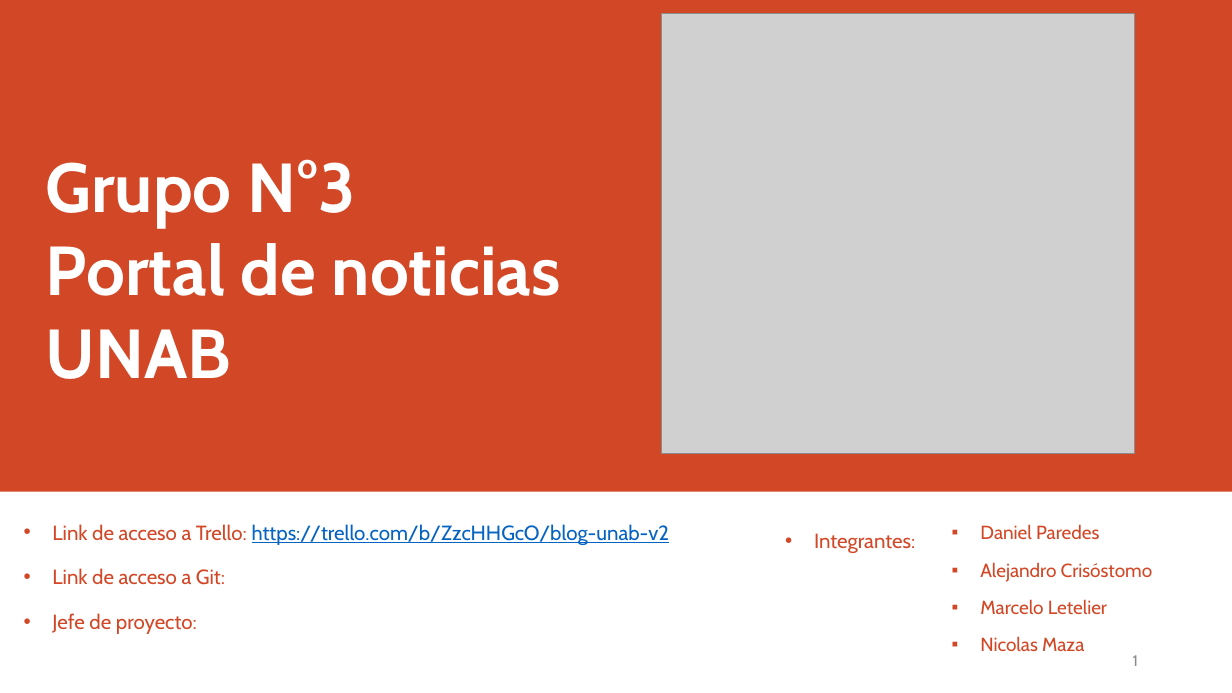
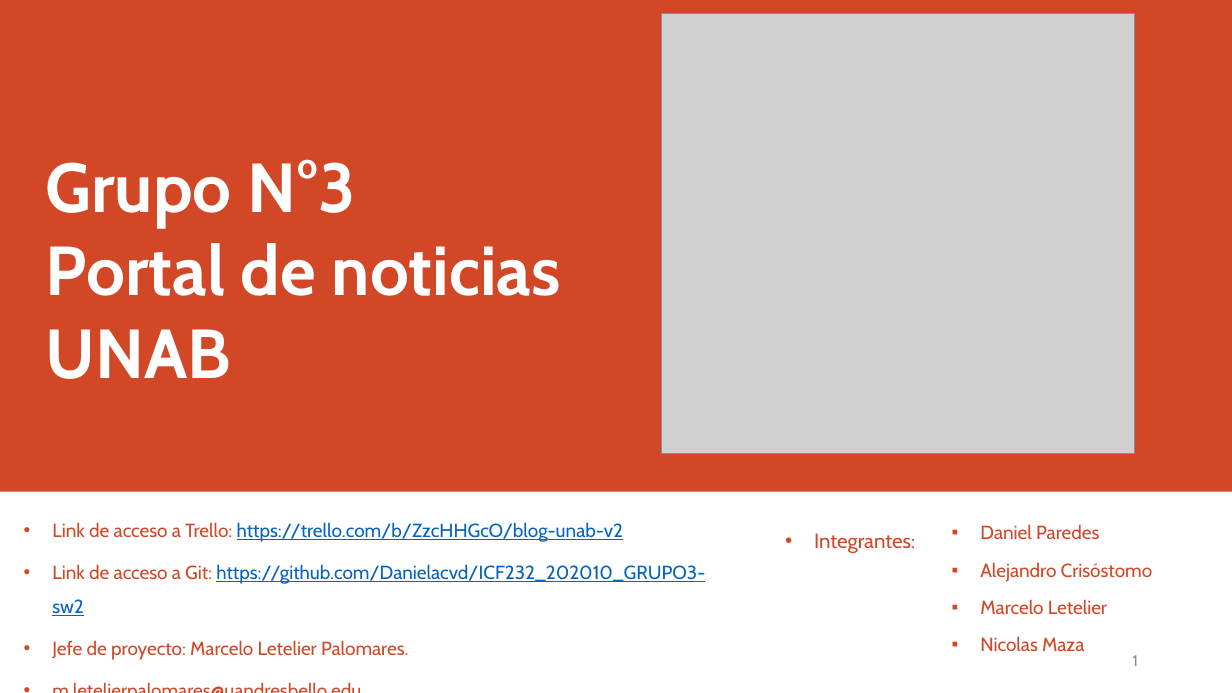
Before and after one commit to Danielacvd/ICF232_202010_GRUPO3-sw2, a slide deck: slide 1 of Monitore_Proyecto.pptx. Drawn at 1232x693 pixels with LibreOffice and Linux fonts; fonts in the diff are those of the drawing; grey boxes stand for pictures. Boxes give left, top, right and bottom in pixels: in the first picture for what was removed or moved away, otherwise in the second. Text is boxed around its words. In the diff, an @@ line names an element or a change of style, - is before the commit and + after.

Commit message:
Actualizacion del documento

```diff
--- a/Monitore_Proyecto.pptx
+++ b/Monitore_Proyecto.pptx
@@ subtitle at [52,522,623,542]: size 16 to 14.8 pt in "Link de acceso a Trello: https://trello.com/b/ZzcHHGcO/blog- ..." @@
@@ subtitle at [52,564,705,660]: text changed; size 16 to 14.8 pt @@
-• Link de acceso a Git:
-• Jefe de proyecto:
+• Link de acceso a Git: https://github.com/Danielacvd/ICF232_202010_GRUPO3-sw2
+• Jefe de proyecto: Marcelo Letelier Palomares.
+• m.letelierpalomares@uandresbello.edu
```
